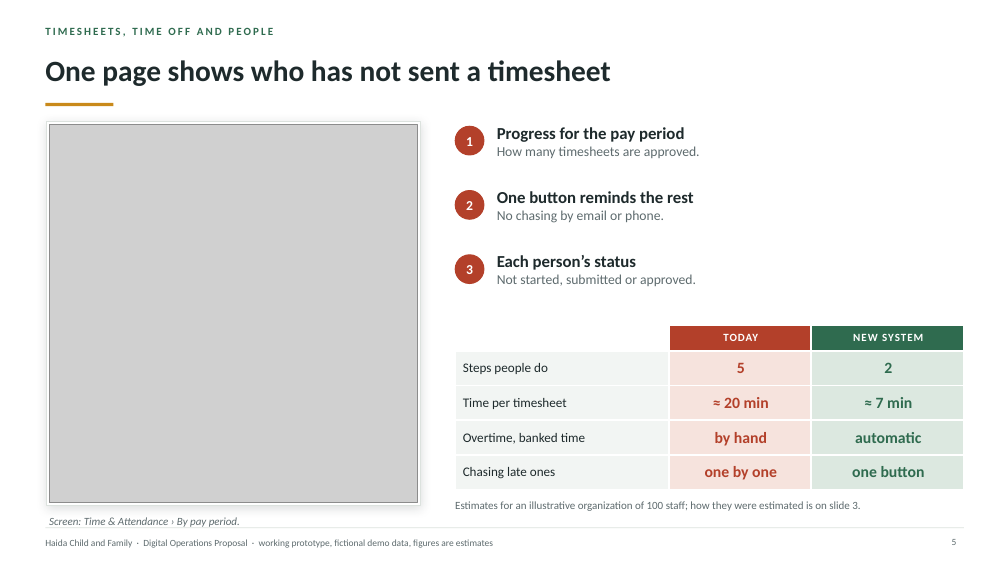
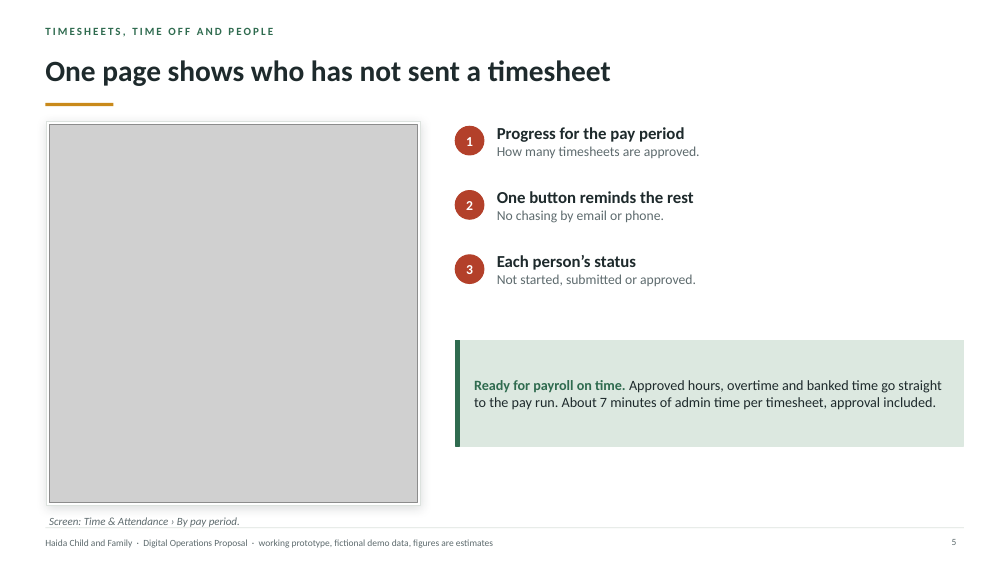
Before and after one commit to AndalibOlee/Portfolio, a slide deck: slide 5 of demo-platform/docs/Haida_Child_and_Family_Executive_Digital_Operations_Proposal.pptx. Drawn at 1008x567 pixels with LibreOffice and Linux fonts; fonts in the diff are those of the drawing; grey boxes stand for pictures. Boxes give left, top, right and bottom in pixels: in the first picture for what was removed or moved away, otherwise in the second. Text is boxed around its words. In the diff, an @@ line names an element or a change of style, - is before the commit and + after.

```diff
--- a/demo-platform/docs/Haida_Child_and_Family_Executive_Digital_Operations_Proposal.pptx
+++ b/demo-platform/docs/Haida_Child_and_Family_Executive_Digital_Operations_Proposal.pptx
@@ table removed at bbox=[455, 325, 964, 484], 5 rows, 3 columns @@
- | TODAY | NEW SYSTEM
-Steps people do | 5 | 2
-Time per timesheet | ≈ 20 min | ≈ 7 min
-Overtime, banked time | by hand | automatic
-Chasing late ones | one by one | one button
@@ rectangle added at bbox=[455, 340, 964, 446], fill #DCE8E0, outline #DCE8E0 1 pt @@
@@ rectangle added at bbox=[455, 340, 460, 446], fill #2F6B4F, outline #2F6B4F 1 pt @@
@@ text added at bbox=[474, 380, 941, 410], 13.5 pt, text #1E2A2C @@
+Ready for payroll on time. Approved hours, overtime and banked time go straight to the pay run. About 7 minutes of admin time per timesheet, approval included.
@@ text removed at bbox=[455, 501, 860, 511] @@
-Estimates for an illustrative organization of 100 staff; how they were estimated is on slide 3.
```
Also in this commit, not shown: 13 other slides changed, 10 other files.
